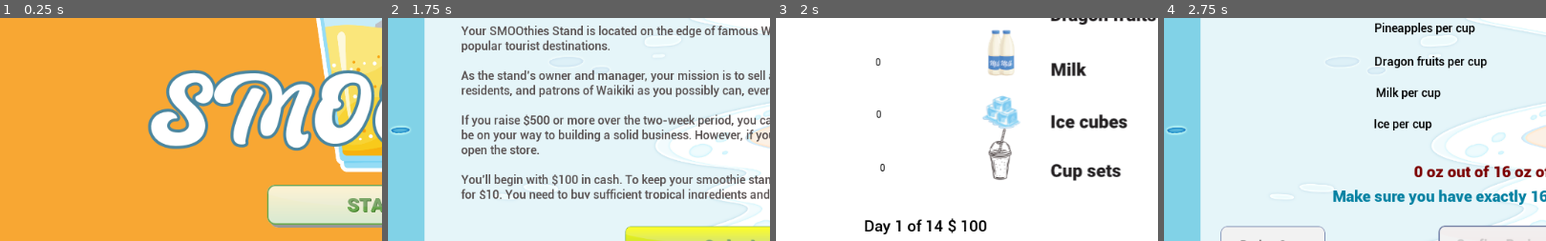
Above: before the commit, frames 1-4 (left to right).
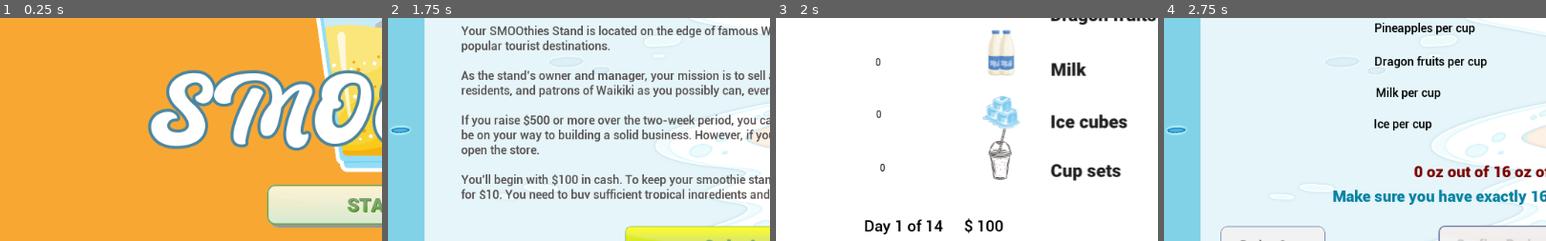
Above: after the commit, the same moments.

Repository: thepriscillawang/SMOOthies
Game: Godot game, scene res://Scenes/Main.tscn
Same seed, same stepped clock (60 frames per second), same inputs: the game is played once before the commit and once after it. Sound files missing from this copy of the repository are replaced by a short silence.
Inputs (mouse positions are % of the whole screen's width and height, from its top left):
- Up to frame 1 (0.25 s): no input
- Up to frame 2 (1.75 s): click (50, 79) at 0.5 s; click (50, 88) at 1.25 s
- Up to frame 3 (2 s): no input
- Up to frame 4 (2.75 s): click (64, 85) at 2 s
The pictures show only the part of the screen within x 0-50%, y 37-87%; the shares and areas given below are measured in that part.

Frames 1-2 are identical in both runs. In frame 3, 0.5% of the frame differs, in the area x 45-60%, y 89-97%; in frame 4, nothing differs.

Commit message:
Alignment in ingredients page

Diff:
--- a/src/SMOOthies/Scenes/Ingredients.tscn
+++ b/src/SMOOthies/Scenes/Ingredients.tscn
@@ -218,9 +218,9 @@
 custom_fonts/font = SubResource( 1 )
 
 [node name="MoneyLabel" type="Label" parent="."]
-margin_left = 230.307
+margin_left = 252.337
 margin_top = 489.0
-margin_right = 270.307
+margin_right = 292.337
 margin_bottom = 515.0
 custom_colors/font_color = Color( 0, 0, 0, 1 )
 custom_fonts/font = SubResource( 2 )
